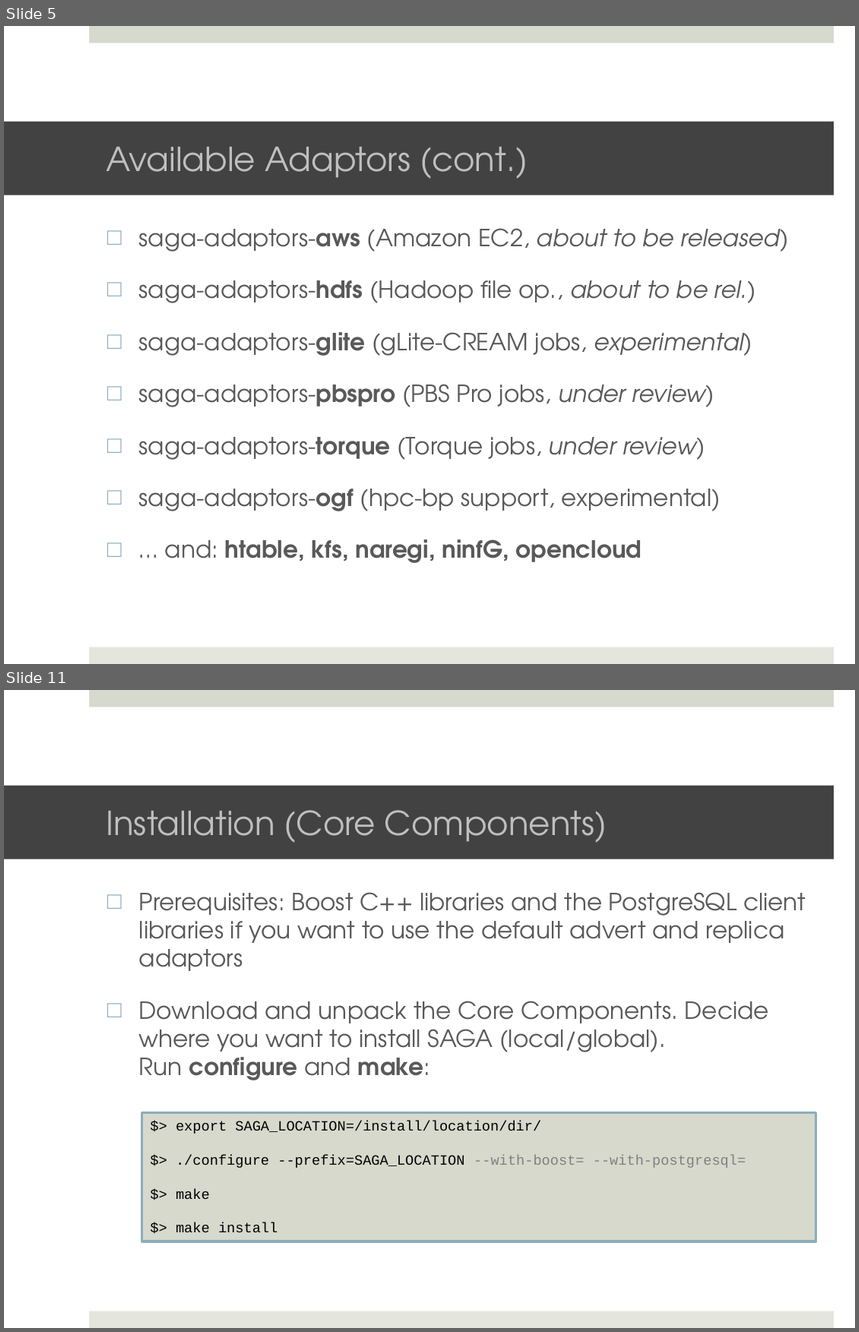
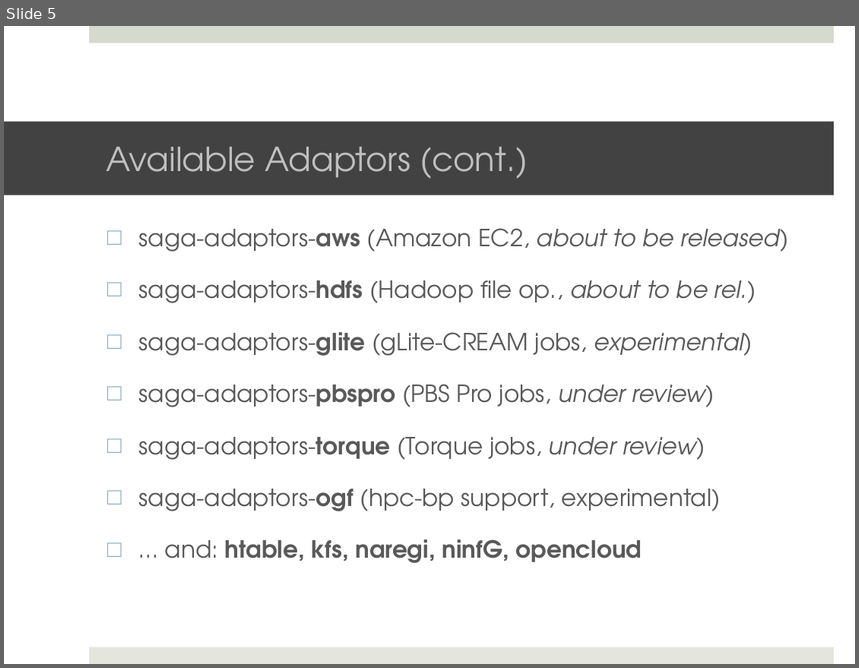
Before and after one commit to saga-project/saga-cpp-legacy-projects, a slide deck: tutorial/general_tutorial/Installation.pptx. Shown one above the other, each under a label of ours: slides 5 and 11 before the commit, slide 5 after it; the slides between them are not shown. The pictures are 859x1332 and 859x668 pixels, drawn with LibreOffice and Linux fonts; fonts in the diff are those of the drawing; background and template pictures are left out. Boxes give left, top, right and bottom in pixels: in the first picture for what was removed or moved away, otherwise in the second. Text is boxed around its words. In the diff, an @@ line names an element or a change of style, - is before the commit and + after.

Commit message:
Overhauled version of installation slides

```diff
--- a/tutorial/general_tutorial/Installation.pptx
+++ b/tutorial/general_tutorial/Installation.pptx
@@ slide 11 removed at [4,690,855,1328], background #FFFFFF; not listed: 2 template elements that a slide beside it also shows @@
@@ title removed at [4,785,834,859] @@
-Installation (Core Components)
@@ text removed at [139,892,806,1081] @@
-□ Prerequisites: Boost C++ libraries and the PostgreSQL client libraries if you want to use the default advert and replica adaptors
-□ Download and unpack the Core Components. Decide where you want to install SAGA (local/global).
-  Run configure and make:
@@ rectangle removed at [142,1113,816,1242] @@
-$> export SAGA_LOCATION=/install/location/dir/
-$> ./configure --prefix=SAGA_LOCATION --with-boost= --with-postgresql=
-$> make
-$> make install
```
Also in this commit, not shown: 4 slides changed, 6 slides added, 8 other slides removed.
